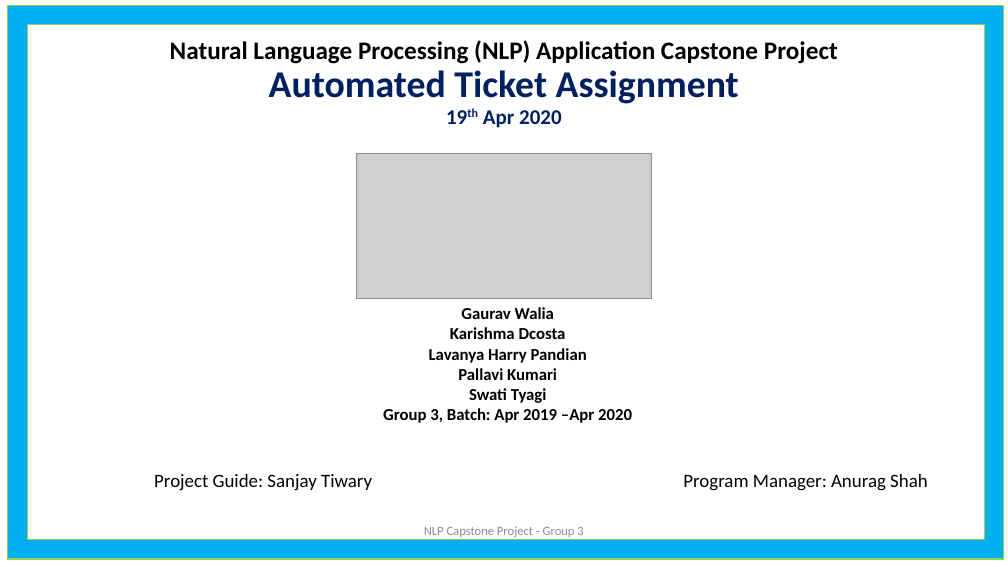
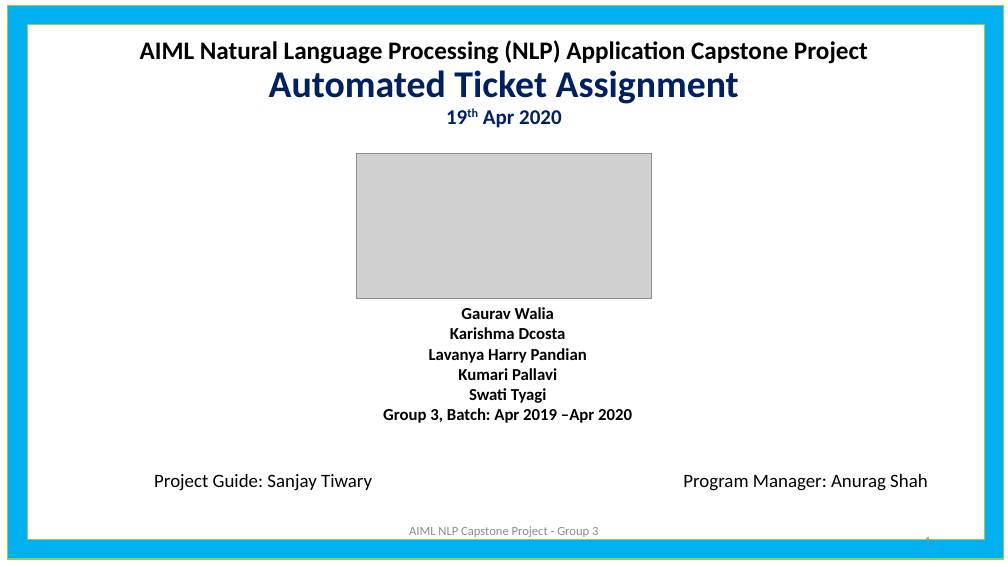
Before and after one commit to GLNLPGroup3/Capstone, a slide deck: slide 1 of Natural Language Processing (NLP) Application Capstone.pptx. Drawn at 1008x567 pixels with LibreOffice and Linux fonts; fonts in the diff are those of the drawing; grey boxes stand for pictures. Boxes give left, top, right and bottom in pixels: in the first picture for what was removed or moved away, otherwise in the second. Text is boxed around its words. In the diff, an @@ line names an element or a change of style, - is before the commit and + after.

```diff
--- a/Natural Language Processing (NLP) Application Capstone.pptx
+++ b/Natural Language Processing (NLP) Application Capstone.pptx
@@ title at <box>140,40,868,128</box>: text changed @@
-Natural Language Processing (NLP) Application Capstone Project
-Automated Ticket Assignment
-19th Apr 2020
+AIML Natural Language Processing (NLP) Application Capstone Project
+Automated Ticket Assignment
+19th Apr 2020
@@ subtitle at <box>458,368,557,380</box>: text changed @@
-Pallavi Kumari
+Kumari Pallavi
@@ text at <box>409,526,598,537</box>: text changed @@
-NLP Capstone Project - Group 3
+AIML NLP Capstone Project - Group 3
@@ page number added at <box>925,535,931,545</box>, 12 pt, text #8C8C8C @@
+1
```
Also in this commit, not shown: 9 other slides changed, 18 slides added.
